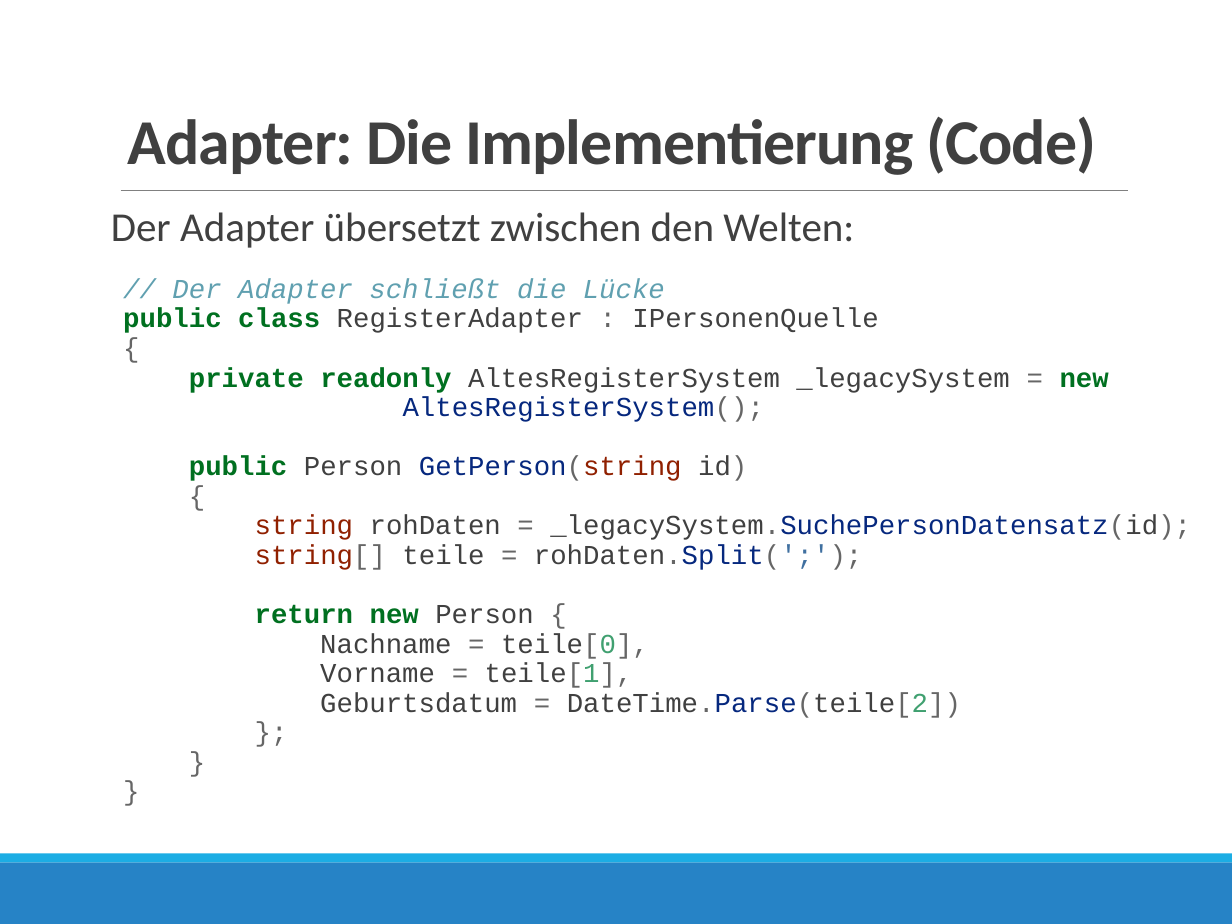
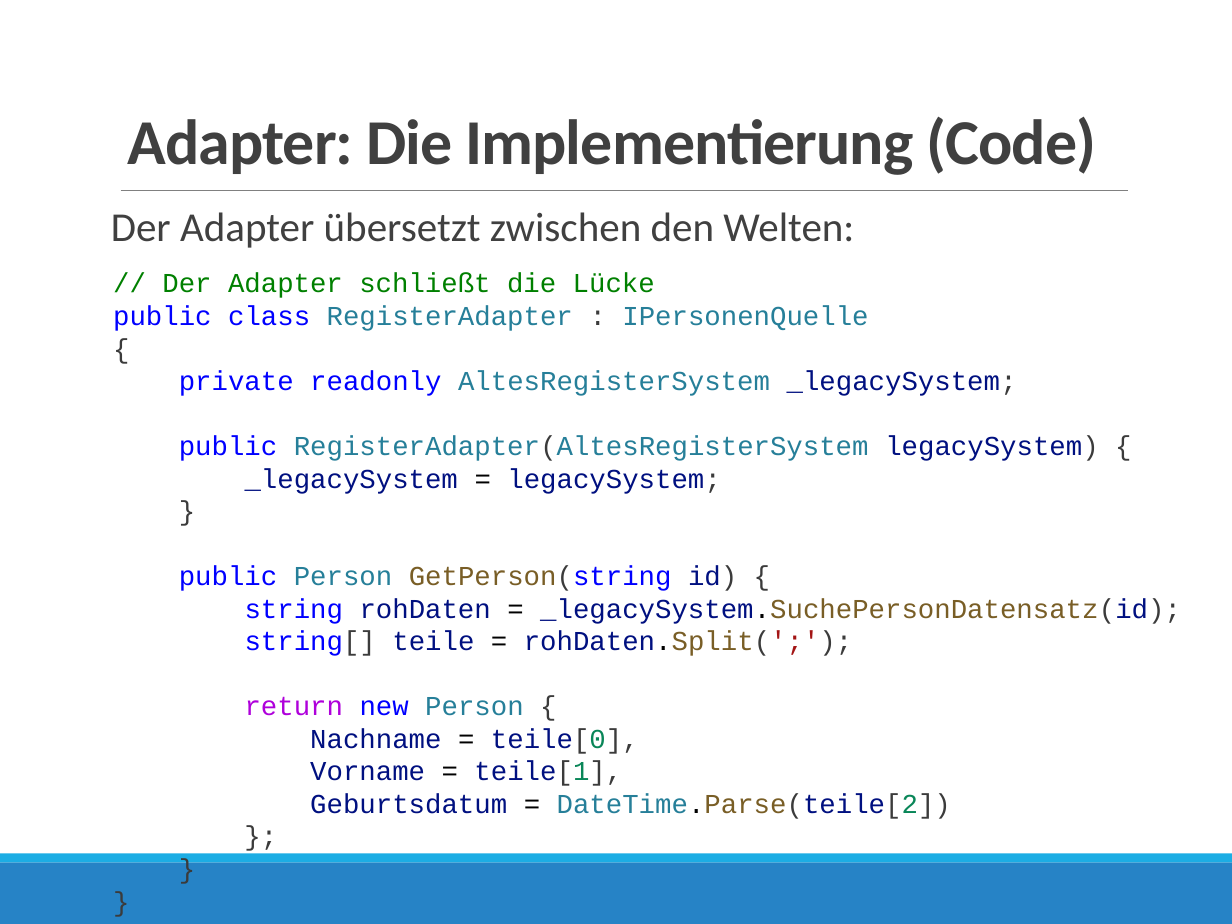
Before and after one commit to borleias/VIB_OOP_Neuplanung, a slide deck: slide 35 of Woche_2_DesignPatterns_I/02_Design_Patterns_I_v01.pptx. Drawn at 1232x924 pixels with LibreOffice and Linux fonts; fonts in the diff are those of the drawing. Boxes give left, top, right and bottom in pixels: in the first picture for what was removed or moved away, otherwise in the second. Text is boxed around its words. In the diff, an @@ line names an element or a change of style, - is before the commit and + after.

```diff
--- a/Woche_2_DesignPatterns_I/02_Design_Patterns_I_v01.pptx
+++ b/Woche_2_DesignPatterns_I/02_Design_Patterns_I_v01.pptx
@@ text added at (113, 273, 1181, 819), 12 pt, text #001080 @@
+// Der Adapter schließt die Lücke
+public class RegisterAdapter : IPersonenQuelle
+{
+private readonly AltesRegisterSystem _legacySystem;
+public RegisterAdapter(AltesRegisterSystem legacySystem) {
+_legacySystem = legacySystem;
+}
+public Person GetPerson(string id) {
+string rohDaten = _legacySystem.SuchePersonDatensatz(id);
+string[] teile = rohDaten.Split(';');
+return new Person {
+Nachname = teile[0],
+Vorname = teile[1],
+Geburtsdatum = DateTime.Parse(teile[2])
+};
+}
+}
@@ text at (123, 279, 1191, 718): paragraph removed @@
-// Der Adapter schließt die Lücke
-public class RegisterAdapter : IPersonenQuelle
-{
-private readonly AltesRegisterSystem _legacySystem = new AltesRegisterSystem();
-public Person GetPerson(string id)
-{
-string rohDaten = _legacySystem.SuchePersonDatensatz(id);
-string[] teile = rohDaten.Split(';');
-return new Person {
-Nachname = teile[0],
-Vorname = teile[1],
-Geburtsdatum = DateTime.Parse(teile[2])
-};
-}
-}
```
Also in this commit, not shown: 3 other slides changed, 15 other files.
